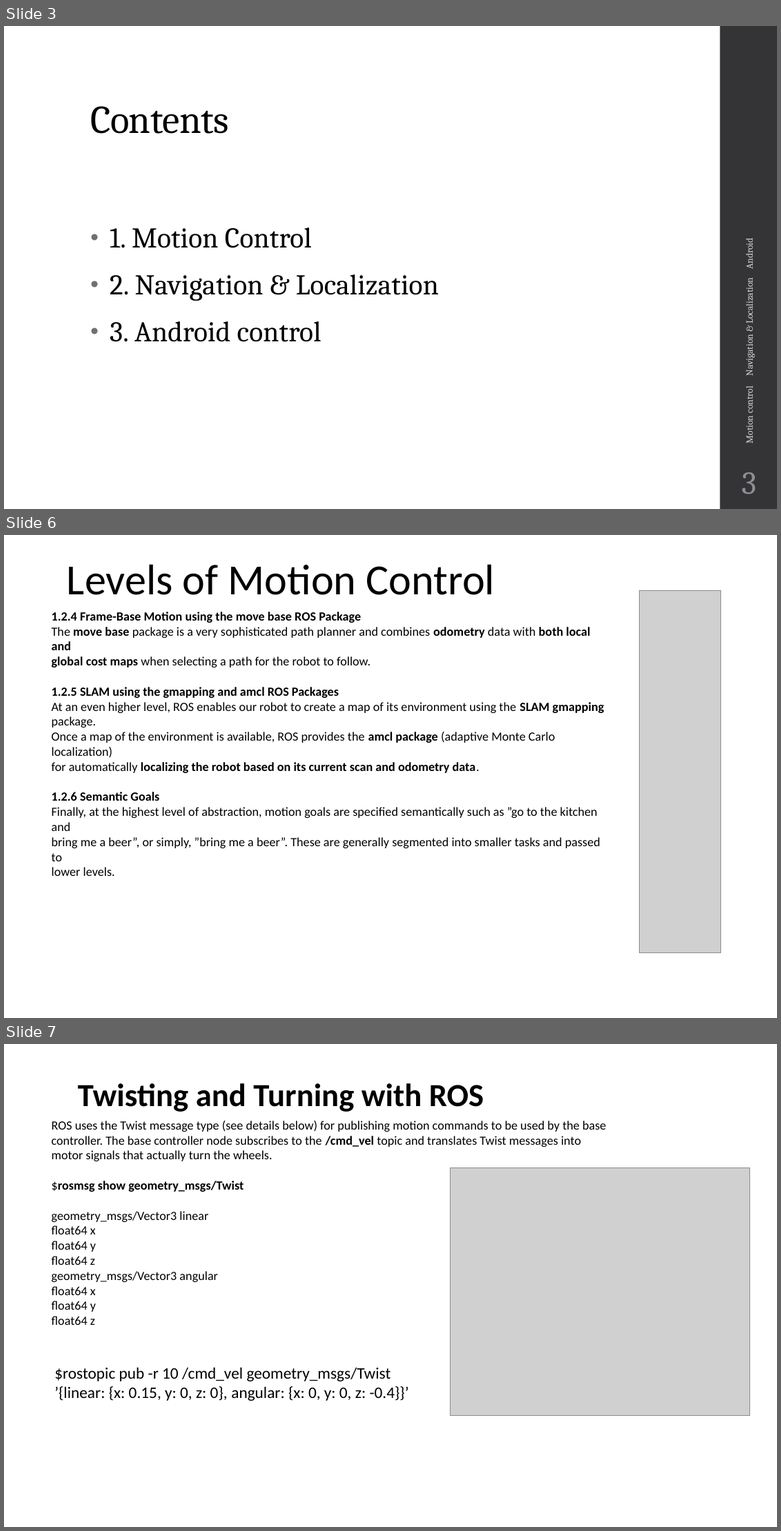
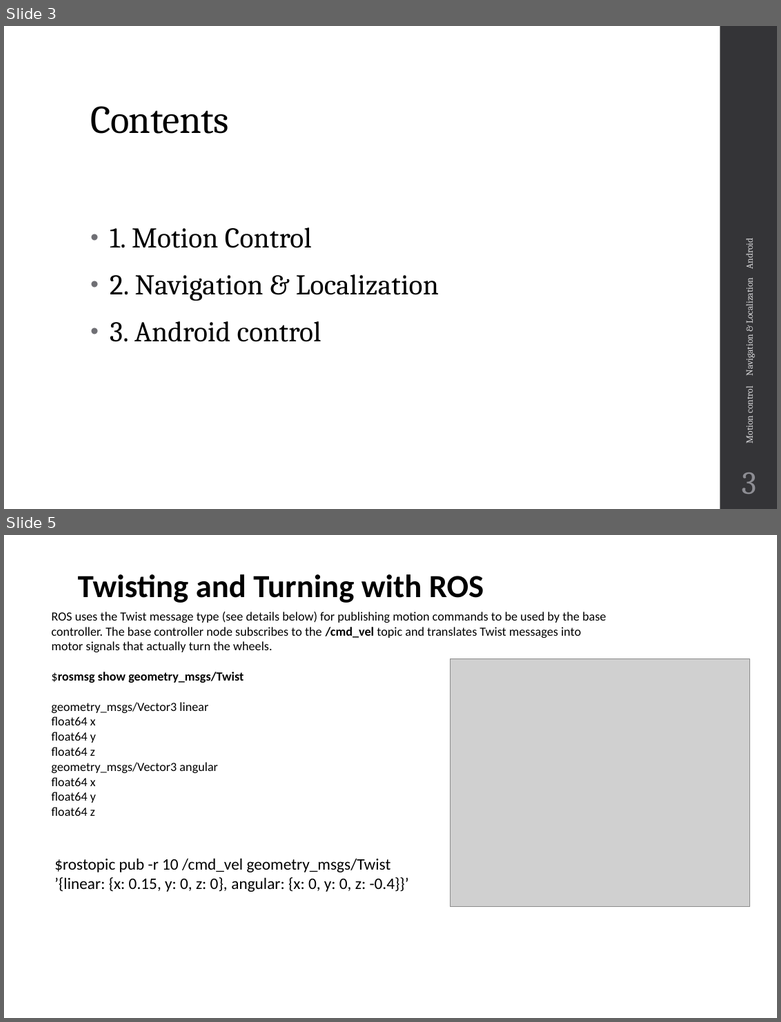
Before and after one commit to mzc1986/ros_report, a slide deck: Presentation/ROS-Turtlebot.pptx. Shown one above the other, each under a label of ours: slides 3, 6 and 7 before the commit, slides 3 and 5 after it; the slides between them are not shown. The pictures are 781x1531 and 781x1022 pixels, drawn with LibreOffice and Linux fonts; fonts in the diff are those of the drawing; grey boxes stand for pictures. Boxes give left, top, right and bottom in pixels: in the first picture for what was removed or moved away, otherwise in the second. Text is boxed around its words. In the diff, an @@ line names an element or a change of style, - is before the commit and + after.

```diff
--- a/Presentation/ROS-Turtlebot.pptx
+++ b/Presentation/ROS-Turtlebot.pptx
@@ slide 6 removed at <box>4,535,777,1018</box>, background #FFFFFF @@
@@ title removed at <box>67,564,495,595</box> @@
-Levels of Motion Control
@@ picture removed at <box>639,590,721,952</box> @@
@@ text removed at <box>52,612,604,876</box> @@
-1.2.4 Frame-Base Motion using the move base ROS Package
-The move base package is a very sophisticated path planner and combines odometry data with both local and
-global cost maps when selecting a path for the robot to follow.
-1.2.5 SLAM using the gmapping and amcl ROS Packages
-At an even higher level, ROS enables our robot to create a map of its environment using the SLAM gmapping
-package.
-Once a map of the environment is available, ROS provides the amcl package (adaptive Monte Carlo localization)
-for automatically localizing the robot based on its current scan and odometry data.
-1.2.6 Semantic Goals
-Finally, at the highest level of abstraction, motion goals are specified semantically such as ”go to the kitchen and
-bring me a beer”, or simply, ”bring me a beer”. These are generally segmented into smaller tasks and passed to
-lower levels.
@@ what was slide 7 is now slide 5 @@
```
Also in this commit, not shown: 4 slides changed, 1 other slide removed.
